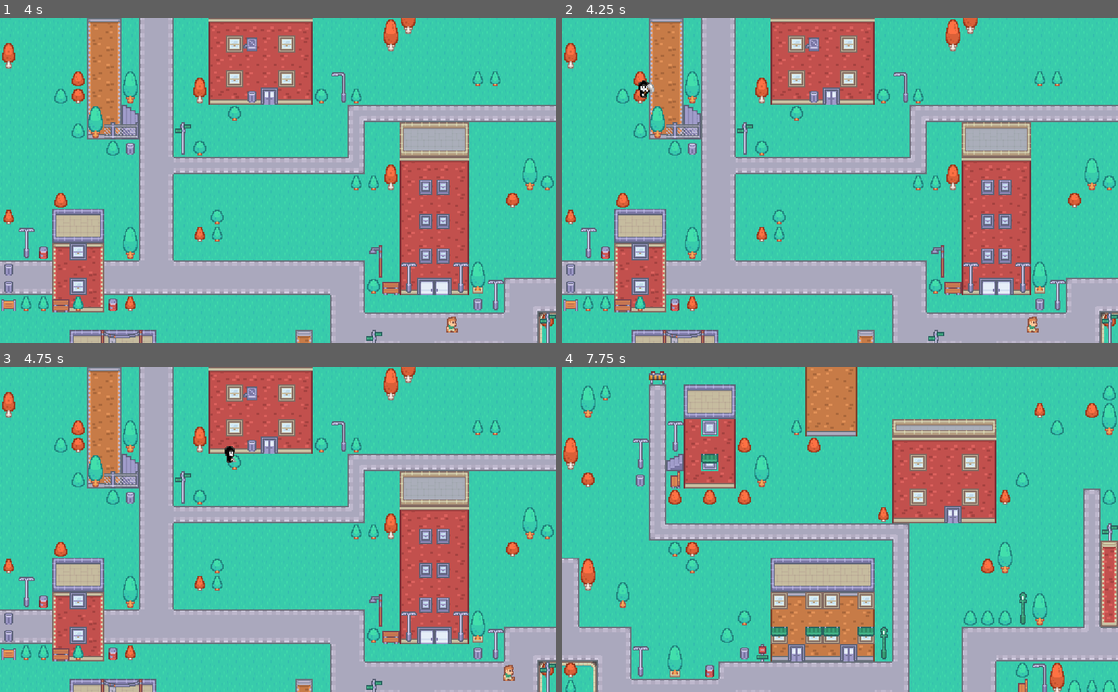
Above: before the commit, frames 1-4 (two rows, left to right).
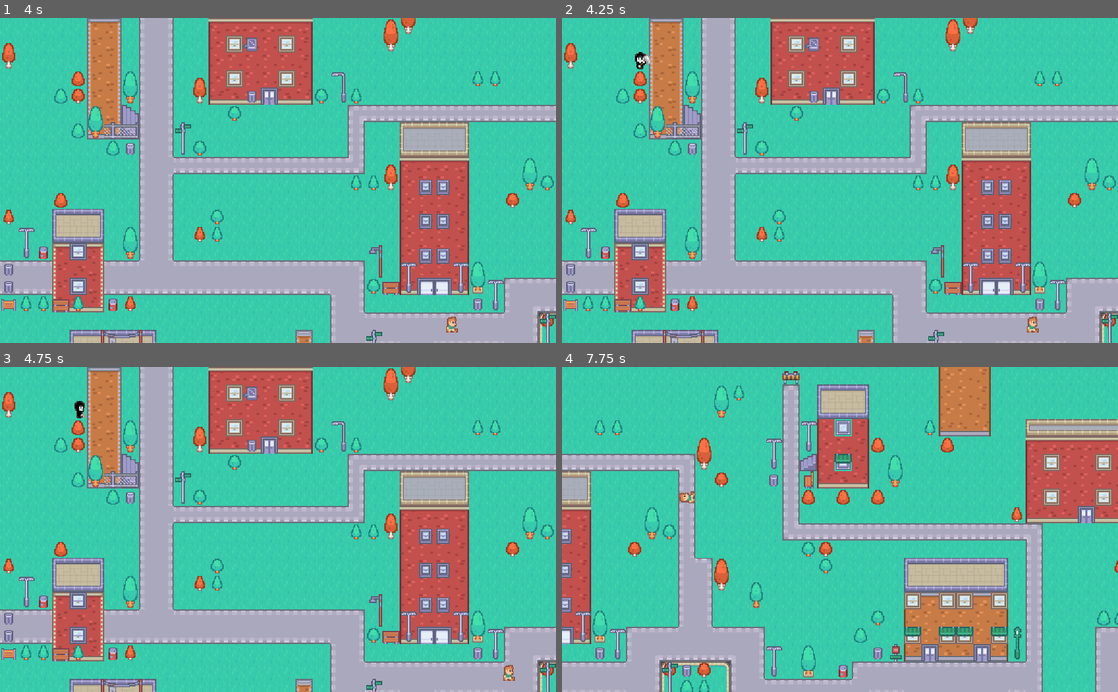
Above: after the commit, the same moments.

Repository: shrimpsizejams/ldj44-angel-of-mortgage
Game: Godot game, scene res://levels/Level01.tscn
Two runs of this game, one before a commit and one after it. Both use one fixed random seed, a clock stepped at 60 frames per second and the inputs below. The project has no main scene, so this scene is started directly.
Inputs:
- Up to frame 1 (4 s): tap Enter (ui_accept) at 0.5, 0.77, 1.52, 3.02, 3.77 s; hold Up (ui_up) 0.53-2.03 s; hold Left (ui_left) 2.03-3.53 s; hold Down (ui_down) from 3.53 s (still down)
- Up to frame 2 (4.25 s): keep holding Down (ui_down)
- Up to frame 3 (4.75 s): release Down (ui_down) at 4.28 s; hold Right (ui_right) from 4.28 s (still down); tap Enter (ui_accept) at 4.52 s
- Up to frame 4 (7.75 s): release Right (ui_right) at 5.03 s; hold Up (ui_up) 5.03-5.78 s; hold Right (ui_right) from 5.78 s (still down); tap Enter (ui_accept) at 6.02, 6.77, 7.52 s

Frame 1 is identical in both runs. In frame 2, 0.2% of the frame differs, in the area x 13-17%, y 10-25%; in frame 3, 0.2%; in frame 4, 60%, in the area x 0-100%, y 0-100%.

Commit message:
Set collisions on objects 1
First stage

Diff:
--- a/levels/Level01.tscn
+++ b/levels/Level01.tscn
@@ -31,7 +31,6 @@
 tile_data = PoolIntArray( -851967, 19, 0, -851966, 18, 0, -720903, 43, 0, -786431, 18, 0, -786419, 16, 0, -786418, 17,  …(5552 unchanged characters)…
 
 [node name="Objects" type="TileMap" parent="."]
-editor/display_folded = true
 z_index = 1
 tile_set = ExtResource( 3 )
 cell_size = Vector2( 16, 16 )
@@ -39,10 +38,108 @@
 tile_data = PoolIntArray( -1048550, 73, 0, -1048549, 74, 0, -1048548, 75, 0, -983014, 71, 0, -983013, 78, 0, -983012, 7 …(21655 unchanged characters)…
 
 [node name="StaticBody2D" type="StaticBody2D" parent="Objects"]
-editor/display_folded = true
 
 [node name="CollisionPolygon2D" type="CollisionPolygon2D" parent="Objects/StaticBody2D"]
-polygon = PoolVector2Array( 29.4943, -8.83218, 30.4443, -111.432, 95.0443, -109.532, 94.0943, 49.1178, 32.3443, 49.1178 )
+polygon = PoolVector2Array( -332.276, -184.405, -326.019, -184.974, -322.037, -173.029, -326.019, -167.91, -325.45, -161.653, -330.569, -161.653, -330, -166.204, -333.982, -167.91 )
+
+[node name="CollisionPolygon2D2" type="CollisionPolygon2D" parent="Objects/StaticBody2D"]
+polygon = PoolVector2Array( 31.7564, -112.168, 94.8933, -112.736, 96.5996, 20.3627, 103.994, 17.5188, 107.407, 20.9315, 110.251, 30.0323, 110.251, 34.5827, 126.746, 34.5827, 128.452, 36.858, 121.627, 37.4267, 122.764, 60.7475, 117.645, 61.8851, 119.352, 39.1331, 113.095, 38.5643, 107.407, 39.702, 108.544, 45.9588, 99.4436, 47.6651, 98.3061, 39.702, 94.3245, 43.1148, 32.8941, 44.8212, 14.1237, 45.9588, 13.5548, 41.4083, 10.142, 45.3899, 6.16044, 45.9588, 2.17884, 40.8396, 6.72926, 32.8764, 12.4172, 37.9956, 16.9677, 36.2891, 32.8941, 36.2891, 32.3253, -50.1685, 20.3804, -50.7373, 21.518, -56.9941, 18.1053, -59.2693, 23.2245, -74.0581, 27.2061, -68.9389, 28.9125, -59.8381, 31.7564, -58.7005 )
+
+[node name="CollisionPolygon2D3" type="CollisionPolygon2D" parent="Objects/StaticBody2D"]
+polygon = PoolVector2Array( -143.434, -207.157, -142.296, -146.296, -153.104, -152.552, -157.654, -140.039, -153.672, -131.507, -148.553, -132.076, -144.572, -137.195, -143.434, -132.644, -124.095, -132.644, -125.801, -120.131, -122.388, -113.874, -118.976, -113.305, -114.425, -118.993, -117.269, -133.213, -95.6547, -131.507, -43.3252, -131.507, -37.0684, -129.232, -34.2244, -136.057, -39.9123, -141.745, -48.4444, -138.332, -47.3068, -213.414 )
+
+[node name="CollisionPolygon2D4" type="CollisionPolygon2D" parent="Objects/StaticBody2D"]
+polygon = PoolVector2Array( -256.625, -208.295, -255.488, -146.296, -264.02, -159.378, -270.845, -149.14, -264.02, -144.02, -269.708, -136.626, -274.827, -136.626, -278.808, -142.883, -286.203, -131.507, -274.258, -133.782, -264.588, -131.507, -256.056, -141.176, -255.488, -101.929, -262.313, -111.599, -269.708, -102.498, -254.919, -97.9477, -232.736, -96.8101, -236.717, -87.1405, -235.011, -82.5901, -227.048, -84.2965, -228.754, -94.5349, -226.479, -97.9477, -209.984, -97.9477, -209.415, -118.424, -217.947, -126.388, -213.965, -131.507, -210.552, -140.608, -210.552, -150.277, -212.828, -156.534, -217.947, -159.378, -223.635, -144.02, -224.204, -158.809, -224.772, -184.974, -222.497, -210.57 )
+
+[node name="CollisionPolygon2D5" type="CollisionPolygon2D" parent="Objects/StaticBody2D"]
+polygon = PoolVector2Array( -331.138, -30.8293, -324.881, -30.2605, -323.744, -22.8661, -318.624, -13.1965, -305.542, -14.9028, -304.973, -9.21486, -310.092, -5.80205, -310.092, 14.1059, -315.78, 13.5372, -314.643, -10.3525, -322.037, -11.4901, -325.45, -18.8844, -332.276, -18.8844 )
+
+[node name="CollisionPolygon2D6" type="CollisionPolygon2D" parent="Objects/StaticBody2D"]
+polygon = PoolVector2Array( -286.772, -32.5357, -280.515, -47.3245, -275.396, -41.6365, -275.964, -31.9669, -240.699, -31.9669, -240.13, 53.3531, -228.754, 51.6467, -224.772, 58.4723, -215.103, 47.6651, -212.259, 59.6099, -236.148, 62.4539, -291.322, 63.0228, -335.688, 63.0228, -331.138, 18.0875, -324.881, 18.6564, -323.175, 51.6467, -287.909, 48.8027, -288.478, 15.8123, -297.579, 14.1059, -298.716, 4.43636, -293.597, 3.86754, -289.047, 5.57396 )
+
+[node name="CollisionPolygon2D7" type="CollisionPolygon2D" parent="Objects/StaticBody2D"]
+polygon = PoolVector2Array( -271.414, 80.4923, -192.92, 79.9235, -192.92, 153.868, -183.819, 145.904, -178.131, 155.005, -191.782, 161.262, -191.782, 164.675, -166.186, 163.537, -163.911, 170.932, -195.195, 176.051, -272.552, 176.62, -271.414, 182.308, -275.964, 182.876, -276.533, 205.628, -282.79, 205.628, -282.221, 183.445, -287.34, 181.739, -290.753, 174.344, -312.936, 173.776, -318.624, 162.4, -312.368, 145.336, -307.817, 147.042, -305.542, 162.4, -302.698, 168.088, -298.148, 162.4, -271.983, 163.537 )
+
+[node name="CollisionPolygon2D8" type="CollisionPolygon2D" parent="Objects/StaticBody2D"]
+polygon = PoolVector2Array( -212.828, -13.3597, -219.653, -14.4973, -222.497, 7.11713, -218.516, 13.9427, -213.965, 14.5115, -209.415, 3.13553 )
+
+[node name="CollisionPolygon2D9" type="CollisionPolygon2D" parent="Objects/StaticBody2D"]
+polygon = PoolVector2Array( -167.056, -111.614, -174.371, -105.275, -168.519, -99.4225, -169.006, -83.3292, -149.987, -80.4031, -145.598, -90.1566, -149.499, -95.0334, -158.277, -86.7429, -165.105, -87.7183, -165.105, -103.324, -160.228, -106.738, -160.716, -111.614 )
+
+[node name="CollisionPolygon2D10" type="CollisionPolygon2D" parent="Objects/StaticBody2D"]
+polygon = PoolVector2Array( -131.455, -29.1973, -137.795, -29.6849, -142.184, -21.8821, -136.332, -13.104, -140.234, -5.78886, -147.061, -6.76422, -150.475, -14.0793, -154.864, -14.567, -158.277, -4.32585, -155.351, -3.35049, -149.987, -0.912125, -140.721, -4.81352, -138.771, -0.912125, -134.381, 0.0632324, -131.455, -4.81352, -133.894, -18.4684, -128.529, -23.3452 )
+
+[node name="CollisionPolygon2D11" type="CollisionPolygon2D" parent="Objects/StaticBody2D"]
+polygon = PoolVector2Array( -30.9943, -157.456, -31.9697, -154.042, -21.7285, -153.554, -20.2655, -130.634, -16.8518, -130.146, -17.3394, -156.48 )
+
+[node name="CollisionPolygon2D12" type="CollisionPolygon2D" parent="Objects/StaticBody2D"]
+polygon = PoolVector2Array( -7.09826, -142.338, -9.53664, -142.826, -12.9504, -132.584, -10.512, -130.146, -5.63525, -129.171, -2.22152, -134.535 )
+
+[node name="CollisionPolygon2D13" type="CollisionPolygon2D" parent="Objects/StaticBody2D"]
+polygon = PoolVector2Array( -9.49401, -62.3907, 9.60883, -62.6053, 12.1845, -54.2344, 8.96493, -51.8734, -9.92329, -51.6587, -12.7136, -54.2344 )
+
+[node name="CollisionPolygon2D14" type="CollisionPolygon2D" parent="Objects/StaticBody2D"]
+polygon = PoolVector2Array( -298.969, 225.374, -302.912, 234.695, -296.818, 237.921, -280.686, 238.638, -285.705, 249.393, -280.686, 254.411, -277.101, 254.053, -274.233, 244.732, -276.743, 238.28, -263.479, 236.129, -249.498, 236.487, -253.8, 247.959, -250.573, 252.978, -245.554, 251.902, -242.328, 249.393, -246.63, 237.563, -242.328, 235.412, -237.668, 235.77, -233.007, 238.28, -227.272, 236.487, -162.027, 235.77, -163.461, 226.45 )
+
+[node name="CollisionPolygon2D15" type="CollisionPolygon2D" parent="Objects/StaticBody2D"]
+polygon = PoolVector2Array( -142.31, 178.412, -128.33, 178.412, -127.971, 181.28, -134.424, 181.997, -133.348, 202.79, -137.292, 203.507, -136.933, 181.639, -141.952, 181.997 )
+
+[node name="CollisionPolygon2D16" type="CollisionPolygon2D" parent="Objects/StaticBody2D"]
+polygon = PoolVector2Array( -203.608, 195.415, -166.813, 194.997, -162.632, 203.047, -206.116, 205.137 )
+
+[node name="CollisionPolygon2D17" type="CollisionPolygon2D" parent="Objects/StaticBody2D"]
+polygon = PoolVector2Array( -329.462, 176.705, -334.061, 185.485, -324.026, 187.576, -323.608, 178.377 )
+
+[node name="CollisionPolygon2D18" type="CollisionPolygon2D" parent="Objects/StaticBody2D"]
+polygon = PoolVector2Array( 8.79758, 79.2829, 5.87074, 86.8091, 0.85331, 86.8091, 1.68952, 89.7359, 7.1251, 90.9903, 6.70698, 111.06, 3.36201, 122.767, 10.0519, 124.44, 15.4875, 117.332, 19.2506, 125.694, 28.4492, 126.531, 30.958, 111.896, 26.7767, 96.844, 21.3412, 98.5165, 17.5781, 111.896, 10.4701, 116.078, 10.8882, 87.6453, 16.7419, 85.1366, 15.9056, 81.7917 )
+
+[node name="CollisionPolygon2D19" type="CollisionPolygon2D" parent="Objects/StaticBody2D"]
+polygon = PoolVector2Array( -10.8541, 144.51, -5.00039, 144.092, -1.2373, 152.872, -10.8541, 154.126, -13.7809, 151.2 )
+
+[node name="CollisionPolygon2D20" type="CollisionPolygon2D" parent="Objects/StaticBody2D"]
+polygon = PoolVector2Array( 25.1043, 159.562, 30.1217, 177.959, 27.1949, 185.485, 25.5224, 190.503, 6.28886, 188.83, 3.36201, 184.649, 7.96134, 176.705, 11.3063, 183.395, 12.5607, 186.322, 20.0868, 187.158, 16.7419, 178.796, 20.0868, 162.907 )
+
+[node name="CollisionPolygon2D21" type="CollisionPolygon2D" parent="Objects/StaticBody2D"]
+polygon = PoolVector2Array( -25.4883, 208.482, -18.7984, 219.353, -12.9447, 217.681, -10.0178, 209.736, -6.67287, 208.482, -1.65542, 216.008, -6.67287, 220.608, -25.9064, 220.608, -29.6695, 217.263 )
+
+[node name="CollisionPolygon2D22" type="CollisionPolygon2D" parent="Objects/StaticBody2D"]
+polygon = PoolVector2Array( -90.2969, 176.705, -86.5338, 177.541, -81.0983, 195.52, -85.6976, 203.883, -90.715, 204.719, -91.9694, 199.283, -94.06, 194.266 )
+
+[node name="CollisionPolygon2D23" type="CollisionPolygon2D" parent="Objects/StaticBody2D"]
+polygon = PoolVector2Array( -330.716, 241.514, -326.535, 241.095, -320.263, 257.82, -324.862, 263.674, -326.117, 270.364, -330.716, 269.946, -331.134, 265.346, -335.734, 259.075 )
+
+[node name="CollisionPolygon2D24" type="CollisionPolygon2D" parent="Objects/StaticBody2D"]
+polygon = PoolVector2Array( -282.632, 272.873, -277.615, 274.545, -273.016, 289.597, -276.36, 296.706, -277.615, 300.887, -283.05, 300.887, -283.469, 296.287, -286.813, 289.597 )
+
+[node name="CollisionPolygon2D25" type="CollisionPolygon2D" parent="Objects/StaticBody2D"]
+polygon = PoolVector2Array( -87.7882, 240.677, -92.3875, 245.695, -92.8057, 249.876, -89.4607, 251.967, -82.3527, 251.548, -83.1889, 244.022 )
+
+[node name="CollisionPolygon2D26" type="CollisionPolygon2D" parent="Objects/StaticBody2D"]
+polygon = PoolVector2Array( -106.604, 272.873, -101.586, 274.127, -98.6593, 279.144, -101.586, 284.162, -107.022, 282.908, -109.112, 278.726 )
+
+[node name="CollisionPolygon2D27" type="CollisionPolygon2D" parent="Objects/StaticBody2D"]
+polygon = PoolVector2Array( 7.1251, 287.402, 15.4875, 289.492, 15.9056, 294.51, 11.3063, 294.092, 9.63383, 304.126, 15.4875, 303.708, 15.4875, 349.702, 9.63383, 352.628, 13.3969, 358.9, 17.16, 358.064, 25.9405, 353.465, 29.2855, 358.9, 25.1043, 363.081, 20.505, 363.918, 17.16, 359.736, 13.3969, 361.409, 8.79758, 364.336, 3.78013, 362.245, 3.36201, 357.646, 6.70698, 350.538, 0.017067, 350.538, -3.3279, 346.357, -6.67287, 347.611, -12.1084, 347.611, -12.9447, 341.339, -10.0178, 337.158, -5.00039, 336.74, -2.49166, 341.339, 0.435188, 342.175, 1.2714, 314.579, -5.83663, 315.416, -10.0178, 315.416, -12.5265, 312.489, -10.436, 307.053, -6.25475, 305.381, -3.74603, 309.144, 0.017067, 311.653, 0.017067, 304.126, 5.45261, 304.126, 6.70698, 297.437, 1.2714, 297.855, 0.435188, 294.092, 6.70698, 294.51 )
+
+[node name="CollisionPolygon2D28" type="CollisionPolygon2D" parent="Objects/StaticBody2D"]
+polygon = PoolVector2Array( -159.705, 320.433, -81.0983, 321.269, -79.8439, 365.59, -71.8997, 353.047, -68.1366, 363.081, -70.6453, 368.099, -66.4641, 375.207, -71.0634, 381.897, -79.4258, 377.297, -80.6802, 409.911, -74.8265, 403.639, -68.5547, 402.803, -67.3003, 412.838, -94.06, 414.51, -149.67, 416.601, -146.325, 430.817, -141.308, 438.343, -135.036, 432.908, -131.273, 439.179, -133.781, 445.869, -140.053, 442.942, -147.579, 439.597, -149.252, 443.779, -154.687, 444.615, -160.123, 429.563, -190.228, 430.817, -194.827, 437.089, -198.172, 443.361, -202.771, 444.615, -206.534, 440.434, -211.552, 440.016, -214.479, 444.197, -220.332, 443.779, -218.66, 436.253, -216.987, 431.235, -221.587, 425.799, -218.66, 417.437, -212.806, 418.273, -211.134, 423.709, -214.061, 429.981, -213.642, 435.834, -204.444, 436.253, -199.426, 432.908, -196.499, 434.998, -191.064, 427.472, -191.482, 421.618, -156.36, 422.036, -153.851, 416.183, -160.959, 413.674 )
+
+[node name="CollisionPolygon2D29" type="CollisionPolygon2D" parent="Objects/StaticBody2D"]
+polygon = PoolVector2Array( -202.353, 320.851, -197.336, 321.269, -196.918, 346.357, -201.517, 346.357 )
+
+[node name="CollisionPolygon2D30" type="CollisionPolygon2D" parent="Objects/StaticBody2D"]
+polygon = PoolVector2Array( -331.134, 337.994, -325.281, 339.249, -319.427, 355.555, -325.281, 360.991, -325.699, 366.008, -323.608, 378.134, -332.389, 379.388, -329.88, 368.935, -331.134, 360.155, -335.734, 354.301 )
+
+[node name="CollisionPolygon2D31" type="CollisionPolygon2D" parent="Objects/StaticBody2D"]
+polygon = PoolVector2Array( -313.991, 352.628, -309.392, 352.628, -308.974, 373.116, -303.956, 378.134, -303.956, 372.28, -289.322, 372.28, -288.904, 378.134, -280.96, 372.28, -281.378, 361.827, -282.632, 353.883, -277.615, 351.792, -276.36, 355.137, -279.287, 361.409, -278.451, 381.061, -282.632, 381.061, -282.214, 376.043, -288.904, 383.151, -303.12, 383.569, -308.974, 376.879, -308.974, 381.061, -313.573, 381.479, -312.737, 360.573, -315.664, 360.573 )
+
+[node name="CollisionPolygon2D32" type="CollisionPolygon2D" parent="Objects/StaticBody2D"]
+polygon = PoolVector2Array( -335.124, 466.158, -320.071, 465.322, -319.653, 449.851, -241.046, 449.015, -241.046, 479.956, -226.412, 480.792, -224.74, 493.336, -224.322, 501.28, -195.471, 498.771, -195.471, 508.806, -336.796, 509.224 )
+
+[node name="CollisionPolygon2D33" type="CollisionPolygon2D" parent="Objects/StaticBody2D"]
+polygon = PoolVector2Array( -335.542, 623.684, -328.016, 608.214, -322.998, 618.249, -322.998, 623.266, -319.653, 624.52, -320.489, 637.9, -336.796, 637.9 )
+
+[node name="CollisionPolygon2D34" type="CollisionPolygon2D" parent="Objects/StaticBody2D"]
+polygon = PoolVector2Array( -303.765, 624.938, -304.601, 639.155, -299.583, 652.534, -292.893, 652.534, -291.639, 638.736, -243.973, 639.155, -243.137, 686.402, -335.96, 687.238, -337.214, 703.127, -316.308, 702.709, -317.144, 716.089, -243.555, 717.343, -244.391, 700.2, -240.628, 702.709, -239.792, 683.893, -228.085, 684.312, -228.503, 652.953, -211.778, 652.116, -214.705, 643.754, -226.412, 643.336, -227.249, 626.193, -244.391, 626.193, -292.893, 623.266, -290.385, 615.74, -294.984, 609.05, -301.674, 619.921 )
 
 [node name="Ground" type="TileMap" parent="."]
 tile_set = ExtResource( 4 )
@@ -68,4 +165,3 @@
 offset = 940.72
 
 [node name="Green Guy" parent="Paths/Path2D/PathFollow2D" instance=ExtResource( 6 )]
-speed = 100
--- a/project.godot
+++ b/project.godot
@@ -71,8 +71,8 @@
 }
 ui_down={
 "deadzone": 0.5,
-"events": [ Object(InputEventJoypadButton,"resource_local_to_scene":false,"resource_name":"","device":0,"button_index":13,"pressure":0.0,"pressed":false,"script":null)
-, Object(InputEventKey,"resource_local_to_scene":false,"resource_name":"","device":0,"alt":false,"shift":false,"control":false,"meta":false,"command":false,"pressed":false,"scancode":16777234,"unicode":0,"echo":false,"script":null)
+"events": [ Object(InputEventKey,"resource_local_to_scene":false,"resource_name":"","device":0,"alt":false,"shift":false,"control":false,"meta":false,"command":false,"pressed":false,"scancode":16777234,"unicode":0,"echo":false,"script":null)
+, Object(InputEventJoypadButton,"resource_local_to_scene":false,"resource_name":"","device":0,"button_index":13,"pressure":0.0,"pressed":false,"script":null)
 , Object(InputEventKey,"resource_local_to_scene":false,"resource_name":"","device":0,"alt":false,"shift":false,"control":false,"meta":false,"command":false,"pressed":false,"scancode":83,"unicode":0,"echo":false,"script":null)
  ]
 }
